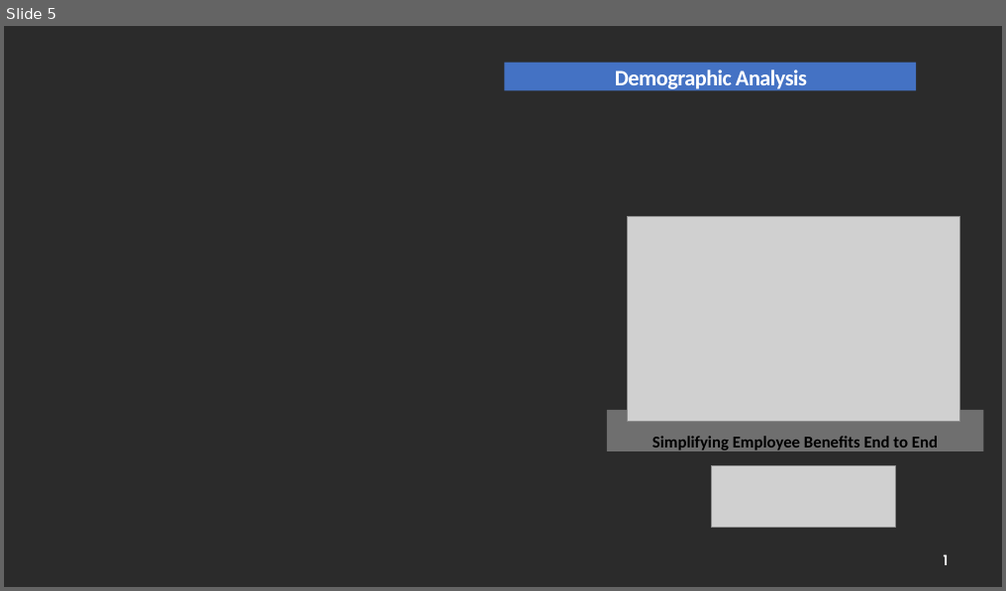
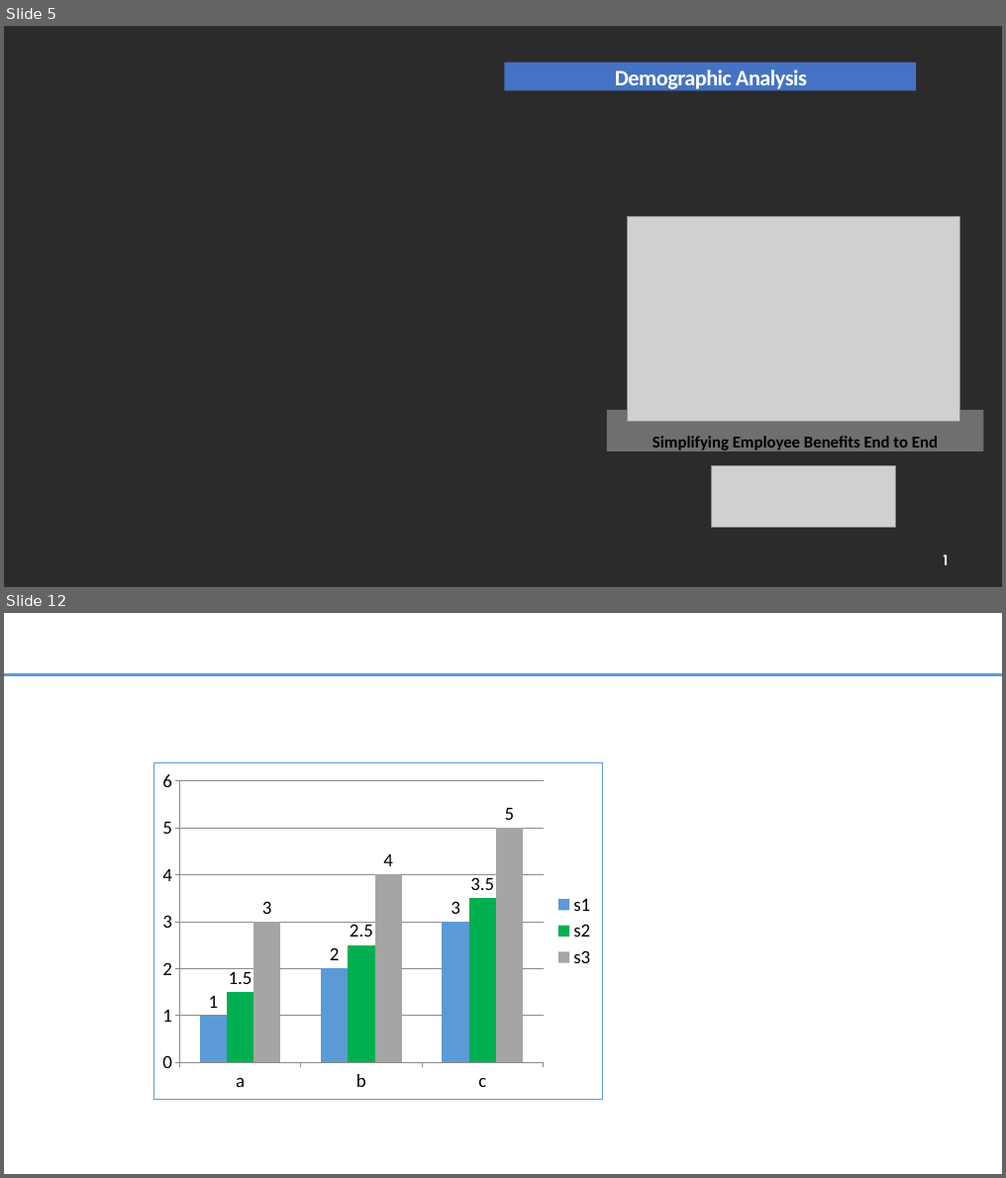
Before and after one commit to smor20/data_analysis, a slide deck: ppt_code_genrated.pptx. Shown one above the other, each under a label of ours: slide 5 before the commit, slides 5 and 12 after it; the slides between them are not shown. The pictures are 1006x591 and 1006x1178 pixels, drawn with LibreOffice and Linux fonts; fonts in the diff are those of the drawing; grey boxes stand for pictures; background and template pictures are left out; a plain dark background stands for a picture behind light text. Boxes give left, top, right and bottom in pixels: in the first picture for what was removed or moved away, otherwise in the second. Text is boxed around its words. In the diff, an @@ line names an element or a change of style, - is before the commit and + after.

```diff
--- a/ppt_code_genrated.pptx
+++ b/ppt_code_genrated.pptx
@@ slide 12 added at (4, 613, 1002, 1174), background #FFFFFF @@
@@ line added from (4, 675) to (1002, 675), #5B9BD5 3 pt @@
@@ column chart added at (153, 762, 603, 1100) @@
+categories: a, b, c
+s1: 1, 2, 3
+s2: 1.5, 2.5, 3.5
+s3: 3, 4, 5
```
Also in this commit, not shown: 3 other slides added, 2 slides removed, 3 other files.
